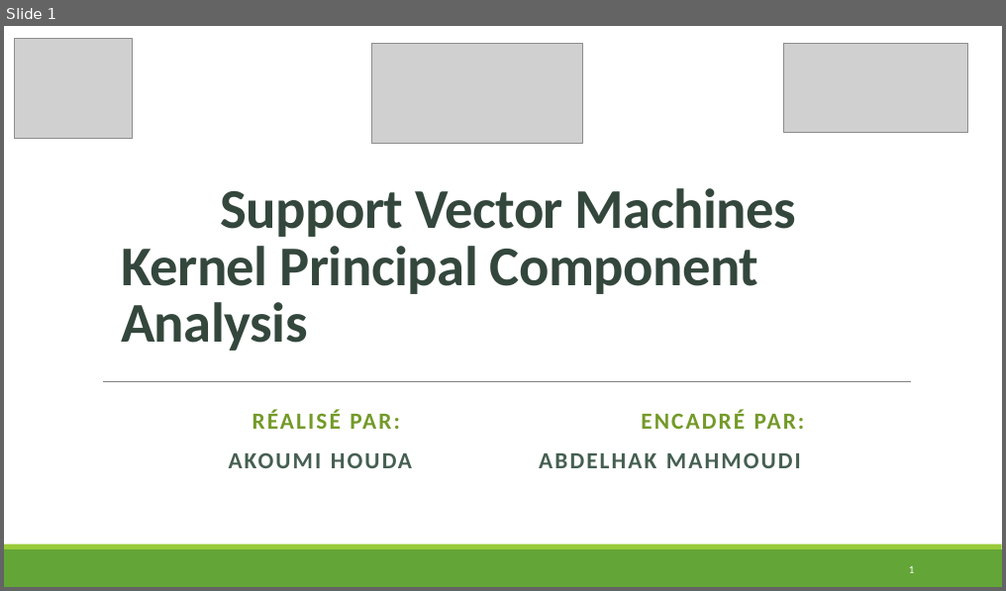
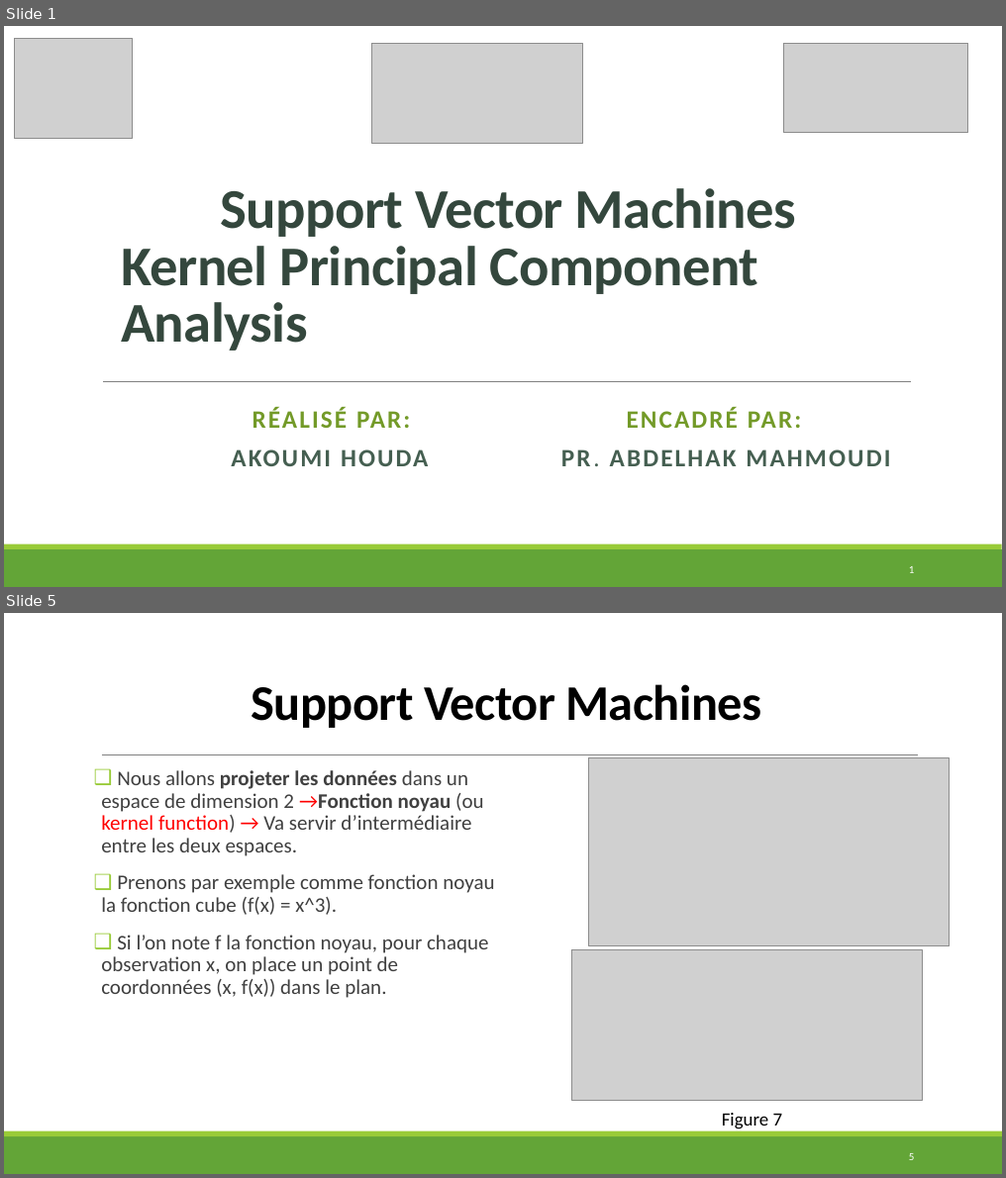
Before and after one commit to HOU-D/Machine-learning-project-, a slide deck: ML_AKOUMI HOUDA.pptx. Shown one above the other, each under a label of ours: slide 1 before the commit, slides 1 and 5 after it; the slides between them are not shown. The pictures are 1006x591 and 1006x1178 pixels, drawn with LibreOffice and Linux fonts; fonts in the diff are those of the drawing; grey boxes stand for pictures. Boxes give left, top, right and bottom in pixels: in the first picture for what was removed or moved away, otherwise in the second. Text is boxed around its words. In the diff, an @@ line names an element or a change of style, - is before the commit and + after.

```diff
--- a/ML_AKOUMI HOUDA.pptx
+++ b/ML_AKOUMI HOUDA.pptx
@@ slide 5 added at <box>4,613,1002,1174</box>, background #FFFFFF; not listed: 2 template elements that a slide beside it also shows @@
@@ title added at <box>251,684,761,728</box>, 48 pt, text #000000, bold @@
+Support Vector Machines
@@ line added from (102, 756) to (918, 756), #808080 0.5 pt @@
@@ picture added at <box>589,759,949,947</box> @@
@@ text added at <box>101,770,494,998</box>, 20 pt, text #404040 @@
+❑ Nous allons projeter les données dans un espace de dimension 2 →Fonction noyau (ou kernel function) → Va servir d’intermédiaire entre les deux espaces.
+❑ Prenons par exemple comme fonction noyau la fonction cube (f(x) = x^3).
+❑ Si l’on note f la fonction noyau, pour chaque observation x, on place un point de coordonnées (x, f(x)) dans le plan.
@@ picture added at <box>571,950,922,1100</box> @@
@@ text added at <box>722,1113,783,1130</box>, 18 pt, text #000000 @@
+Figure 7
@@ page number added at <box>909,1154,915,1160</box>, 10.5 pt, text #FFFFFF @@
+5
@@ slide 1 changed as well @@
@@ subtitle at <box>252,408,801,428</box>: size 22.2 to 24 pt in "RÉALISÉ PAR: ENCADRÉ PAR:"; line spacing 0.9 to 0.8 @@
@@ subtitle at <box>231,450,890,467</box>: text changed; size 22.2 to 24 pt @@
-AKOUMI HOUDA ABDELHAK MAHMOUDI
+AKOUMI HOUDA PR. ABDELHAK MAHMOUDI
```
Also in this commit, not shown: 3 other slides changed, 5 other slides added, 6 slides removed.
